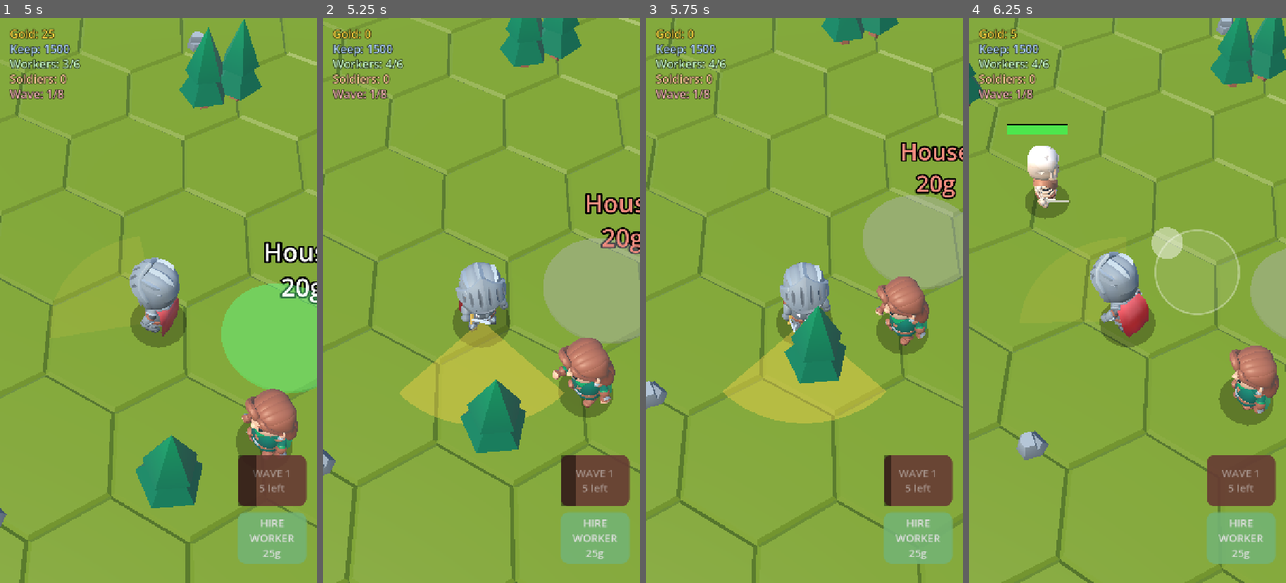
Above: before the commit, frames 1-4 (left to right).
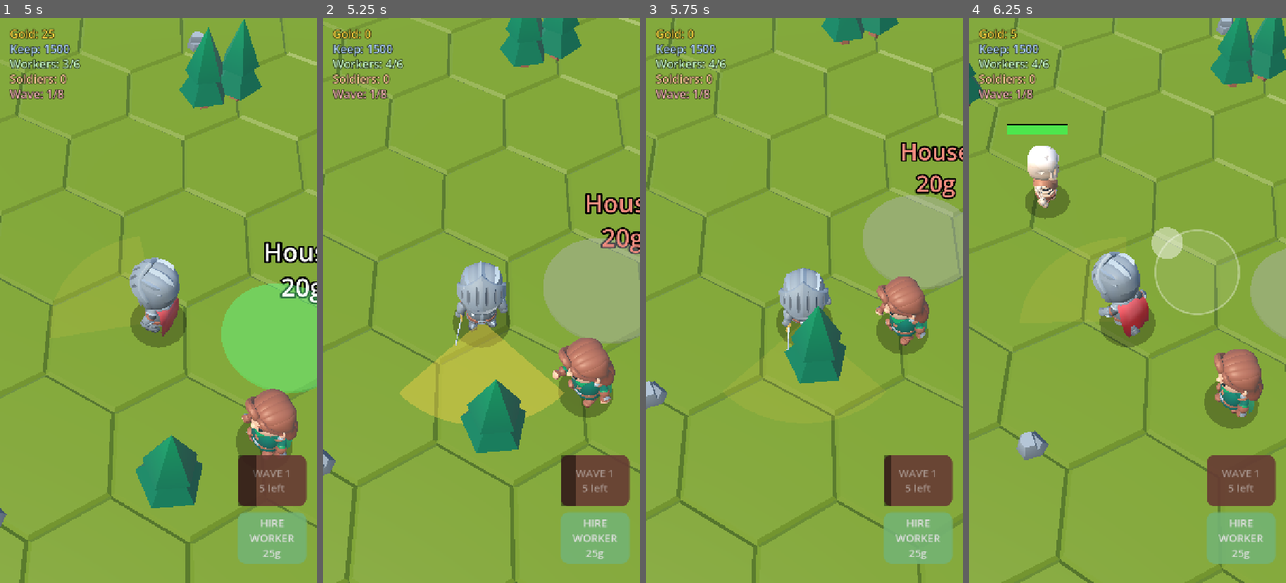
Above: after the commit, the same moments.

Repository: tembugi/town-defender
Game: Godot game, scene res://Main3D.tscn
Same seed, same stepped clock (60 frames per second), same inputs: the game is played once before the commit and once after it.
Inputs (mouse positions are in pixels of both pictures, inside the frame that each line leads up to):
- Up to frame 1 (5 s): click "HIRE WORKER 25g" at 0.5 s; click "START WAVE" at 1.25 s; tap Enter at 2 s; move the mouse to (142, 413) at 2.02 s; hold W 2.03-2.75 s; tap H at 2.1, 3.6 s; click (142, 413) at 2.17 s; tap Space at 2.27 s; drag from (253, 385) to (142, 413) at 2.77 s; move the mouse to (63, 215) at 3.52 s; hold A 3.53-4.25 s; drag from (174, 300) to (63, 215) at 4.27 s
- Up to frame 2 (5.25 s): move the mouse to (433, 159) at 5.02 s; hold S from 5.03 s (still down); tap H at 5.1 s
- Up to frame 3 (5.75 s): keep holding S; tap Space at 5.27 s
- Up to frame 4 (6.25 s): release S at 5.75 s; drag from (1197, 272) to (1079, 159) at 5.77 s

Frame 1 is identical in both runs. In frame 2, 0.7% of the frame differs, in the area x 41-59%, y 43-58%; in frame 3, 4.7%, in the area x 24-76%, y 43-72%; in frame 4, 2.7%.

Commit message:
Polish: hero-only sword, slower chop swing, per-corpse 10s cleanup
- Only the hero carries a (placeholder) weapon now; removed soldier/skeleton
  weapons until real ones are imported.
- Hero attack uses Melee_1H_Attack_Chop at 1.1x with a 0.75s cooldown and a
  longer swing window -- a deliberate chop instead of the snappy fast slice.
  Bumped per-hit damage to 20 to keep DPS reasonable.
- Corpses now linger 10s each, then sink into the ground and free themselves
  (replaces the 10-body FIFO cap). Cleaner and frame-budget friendly.

Co-Authored-By: Claude Sonnet 4.6 <noreply@anthropic.com>

Diff:
--- a/scripts/Enemy3D.gd
+++ b/scripts/Enemy3D.gd
@@ -11,6 +11,7 @@
 const SEP_RADIUS := 1.4     # raiders push apart within this distance...
 const SEP_WEIGHT := 1.3     # ...strongly enough to flow around each other to open gaps
 const TANGENT_WEIGHT := 1.4 # sidestep force when a neighbour blocks the path to the Keep
+const CORPSE_LINGER := 10.0 # seconds a body lies on the ground before sinking away
 
 signal died(reward: int, pos: Vector3)
 
@@ -46,7 +47,6 @@
 	add_child(Rig.blob_shadow())
 	Rig.make_unit_body(self)
 	ap = Rig.attach(model, "skeleton")
-	Rig.attach_weapon(model, "bonesword")
 	Rig.set_shadows(model, false)   # perf: skeletons don't cast shadows
 	add_to_group("enemies")
 	_make_hpbar()
@@ -159,11 +159,11 @@
 	died.emit(reward, global_position)
 	_play("Death_A" if randf() < 0.5 else "Death_B")
 	ap.speed_scale = 1.0
-	# the body stays on the ground; Game3D decides when to retire it
-	game.register_corpse(self)
+	# body lies on the ground, then sinks away and frees itself after a delay
+	get_tree().create_timer(CORPSE_LINGER).timeout.connect(sink_and_free)
 
 
-# Retire an old corpse: let it sink into the ground, then free it (no popping out).
+# Sink into the ground, then free it (no popping out of existence).
 func sink_and_free() -> void:
 	var tw := create_tween()
 	tw.tween_interval(0.3)
--- a/scripts/Game3D.gd
+++ b/scripts/Game3D.gd
@@ -36,8 +36,8 @@
 
 const HERO_ATK_RANGE := 1.6
 const HERO_ARC := deg_to_rad(45.0)   # half-angle of the frontal cone the swing hits
-const HERO_DMG := 14.0
-const HERO_ATK_CD := 0.5
+const HERO_DMG := 20.0          # higher per-hit since swings are slower now
+const HERO_ATK_CD := 0.75       # slower, more deliberate swings (less "snap snap")
 const HERO_WINDUP := 0.22            # delay from swing start to the hit landing
 const ENEMY_HIT_R := 0.4             # enemy body radius for "at least partly in the cone"
 const HERO_PICKUP := 1.1             # the player grabs resource piles within this
@@ -719,19 +719,6 @@
 	enemies_alive += 1
 
 
-const MAX_CORPSES := 10
-var corpses: Array = []   # dead bodies kept on the ground, retired oldest-first
-
-
-# Bodies pile up; once more than MAX_CORPSES exist, the oldest sinks away in order.
-func register_corpse(e: Node) -> void:
-	corpses.append(e)
-	while corpses.size() > MAX_CORPSES:
-		var old = corpses.pop_front()
-		if is_instance_valid(old):
-			old.sink_and_free()
-
-
 func _on_enemy_died(reward: int, _pos: Vector3) -> void:
 	enemies_alive -= 1
 	_gain_gold(reward)
--- a/scripts/Hero3D.gd
+++ b/scripts/Hero3D.gd
@@ -83,8 +83,8 @@
 		model.rotation.y = atan2(dir.x, dir.z) + FACE_OFFSET
 		# swing in our current facing while moving; otherwise normal locomotion
 		if swinging:
-			_play("Melee_1H_Attack_Slice_Diagonal")
-			ap.speed_scale = 1.8
+			_play("Melee_1H_Attack_Chop")
+			ap.speed_scale = 1.1
 		elif spd >= RUN_THRESHOLD:
 			_play("Running_A")
 			ap.speed_scale = clampf(spd / RUN_REF, 0.6, 1.6)
@@ -95,8 +95,8 @@
 	velocity = Vector3.ZERO
 	# standing still: swing keeps the last facing (no auto-aim onto enemies)
 	if swinging:
-		_play("Melee_1H_Attack_Slice_Diagonal")
-		ap.speed_scale = 1.8
+		_play("Melee_1H_Attack_Chop")
+		ap.speed_scale = 1.1
 	elif gather_target != null and is_instance_valid(gather_target):
 		# building on a pad: swing in whatever direction we already face; don't
 		# snap to face the pad's centre
@@ -108,7 +108,7 @@
 
 
 func swing() -> void:
-	attack_anim_t = 0.35
+	attack_anim_t = 0.55
 	anim = ""   # restart the swing clip even if one is already playing
 
 
--- a/scripts/Soldier3D.gd
+++ b/scripts/Soldier3D.gd
@@ -31,7 +31,6 @@
 	add_child(Rig.blob_shadow(0.42))
 	Rig.make_unit_body(self)
 	ap = Rig.attach(model, "adventurer")
-	Rig.attach_weapon(model, "axe")
 	Rig.set_shadows(model, false)
 	_play("Idle_A")
 
